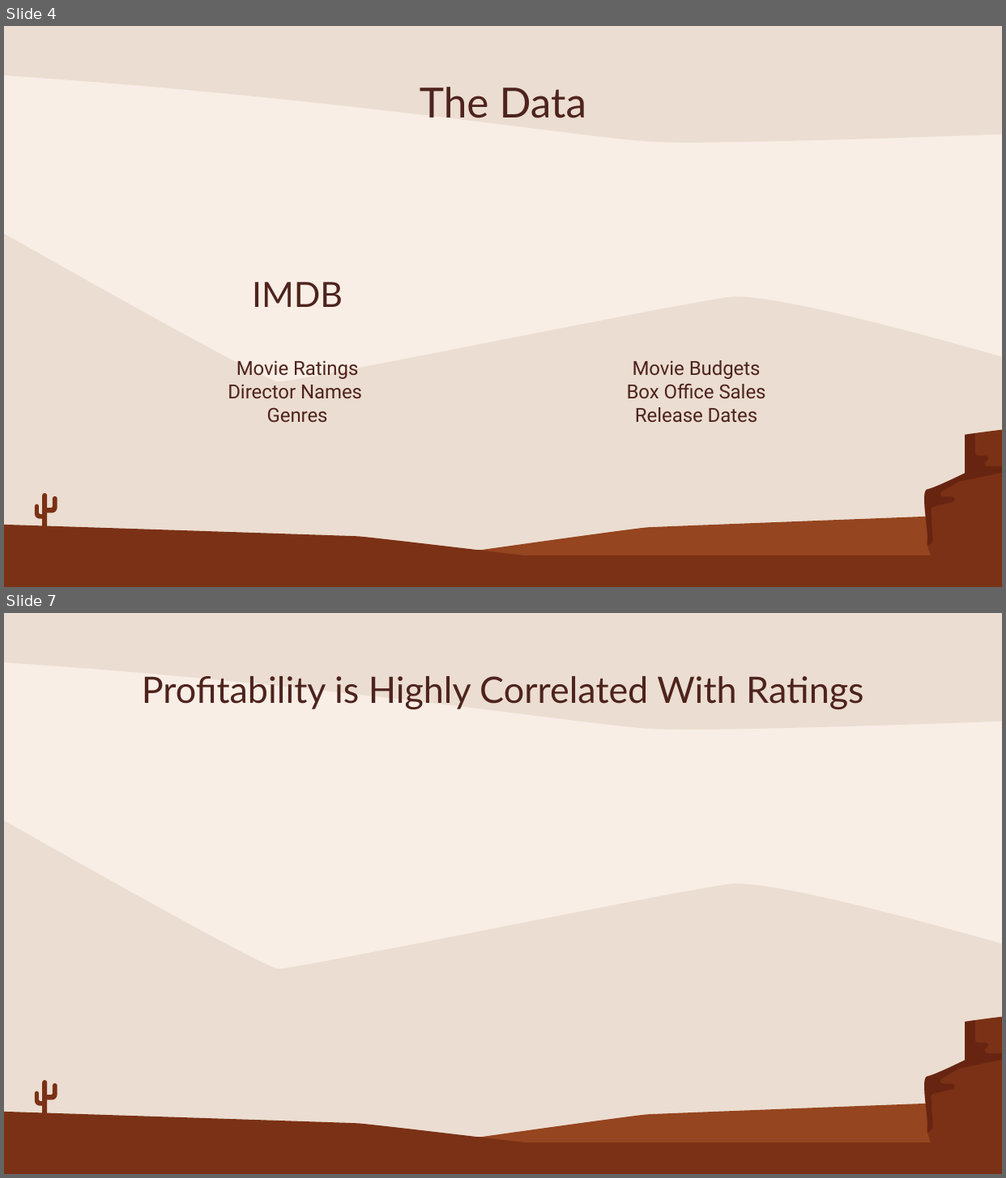
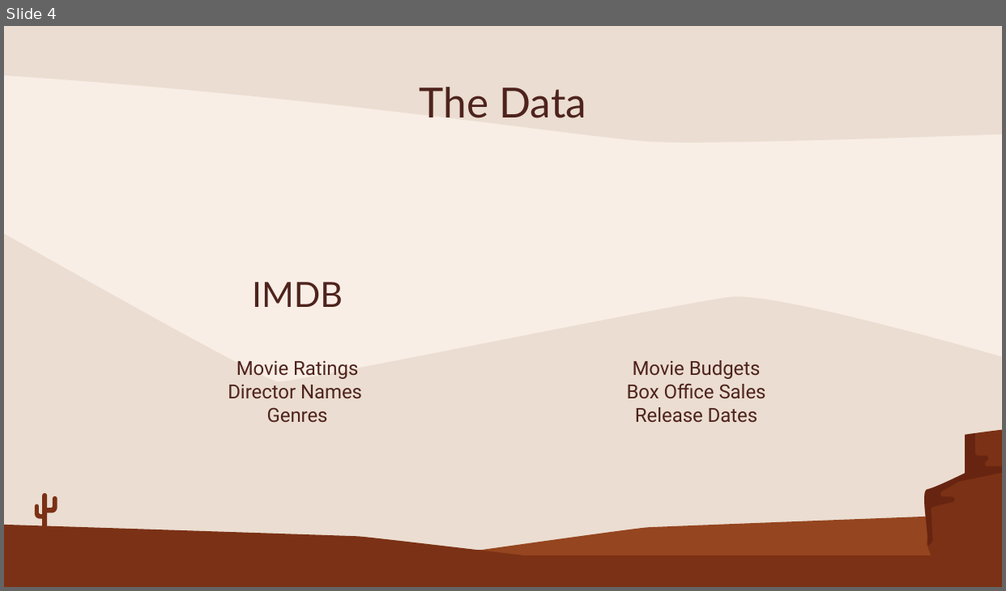
Before and after one commit to michael-pozo/Movie-Data-Analysis-, a slide deck: Movie Industry Analysis .pptx. Shown one above the other, each under a label of ours: slides 4 and 7 before the commit, slide 4 after it; the slides between them are not shown. The pictures are 1006x1178 and 1006x591 pixels, drawn with LibreOffice and Linux fonts; fonts in the diff are those of the drawing. Boxes give left, top, right and bottom in pixels: in the first picture for what was removed or moved away, otherwise in the second. Text is boxed around its words. In the diff, an @@ line names an element or a change of style, - is before the commit and + after.

```diff
--- a/Movie Industry Analysis .pptx
+++ b/Movie Industry Analysis .pptx
@@ slide 7 removed at <box>4,613,1002,1174</box>, background #F8EEE5; not listed: 7 template elements that a slide beside it also shows @@
@@ title removed at <box>142,676,864,709</box> @@
-Profitability is Highly Correlated With Ratings
```
Also in this commit, not shown: 1 slide changed, 2 slides added, 2 other slides removed, 4 other files.
